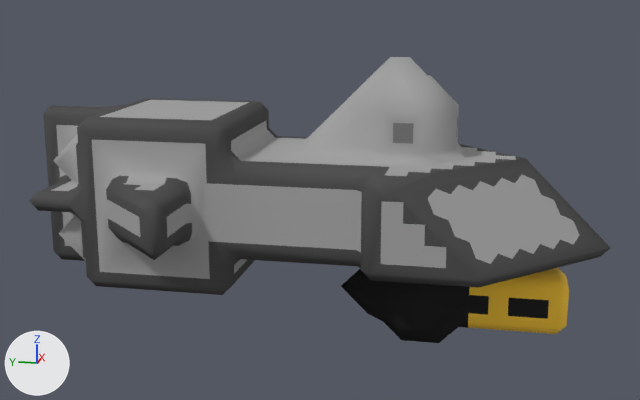
Before and after pictures for a commit that changed the OBJ model src/jsMain/resources/meshes/mechyrdia-1-pico-class.obj.
Rendered twice from a camera (50 mm lens) standing at (-45.6, -9.5, 18.7) and looking at (0.0, -0.3, 7.3). Lighting does not change. The marker at lower left points along +X, +Y and +Z. Where no turn or scale is listed for an object, it has been applied to the vertices.

Script lines for the objects in view, before the commit:
```python
me_mechyrdia_1_pico_class = bpy.data.meshes.new('mechyrdia-1-pico-class')
me_mechyrdia_1_pico_class.from_pydata(...)  # 704 vertices, 1312 faces; spans x -8.5..8.5, y -15.5..15.5, z 0.0..15.0
me_mechyrdia_1_pico_class.materials.append(mat_mechyrdia_1_pico_class)
ob_mechyrdia_1_pico_class = bpy.data.objects.new('mechyrdia-1-pico-class', me_mechyrdia_1_pico_class)
ob_mechyrdia_1_pico_class.location = (0.0, 0.0, 0.0)
```
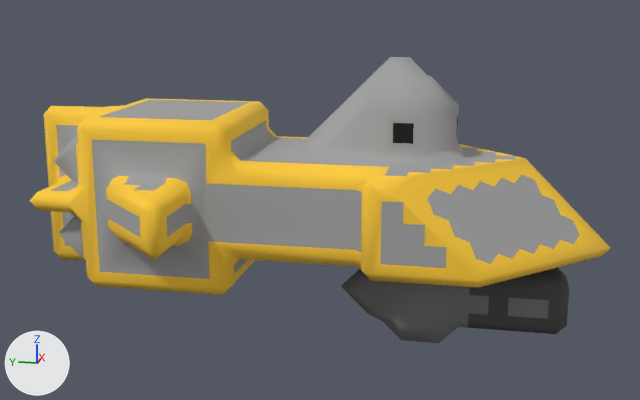
Where the change shows, as pixel boxes (x1, y1, x2, y2) in the pictures (640 x 400 px; the box of a moved part takes in the faces that stretch with it):
part 1 of me_mechyrdia_1_pico_class, moved or reshaped
    both: (38, 57, 608, 339)
part 2 of me_mechyrdia_1_pico_class, surface changed (grey to yellow)
    both: (29, 98, 610, 343)

The change, as a diff of the scene's bpy script:
```diff
--- a/src/jsMain/resources/meshes/mechyrdia-1-pico-class.obj.py
+++ b/src/jsMain/resources/meshes/mechyrdia-1-pico-class.obj.py
@@ me_mechyrdia_1_pico_class @@
 # used by ob_mechyrdia_1_pico_class; location = (0.0, 0.0, 0.0)
-me_mechyrdia_1_pico_class.from_pydata(...)  # 704 vertices, 1312 faces; spans x -8.5..8.5, y -15.5..15.5, z 0.0..15.0
+me_mechyrdia_1_pico_class.from_pydata(...)  # 702 vertices, 1303 faces; spans x -8.5..8.5, y -15.5..15.5, z 0.0..15.0
+# me_mechyrdia_1_pico_class part 1
+# 9 vertices are removed from x -4.0..7.0, y -7.8..13.0, z 2.0..12.5
+# 195 faces are deleted
+# 7 vertices are added at x -5.0..7.0, y -7.8..13.0, z 1.5..10.5
+# 186 new faces join them
+# me_mechyrdia_1_pico_class part 2: 675 kept faces spanning x -8.5..8.5, y -15.5..15.5, z 0.0..12.0 get new texture (UV) coordinates
 me_mechyrdia_1_pico_class.materials.append(mat_mechyrdia_1_pico_class)
```
